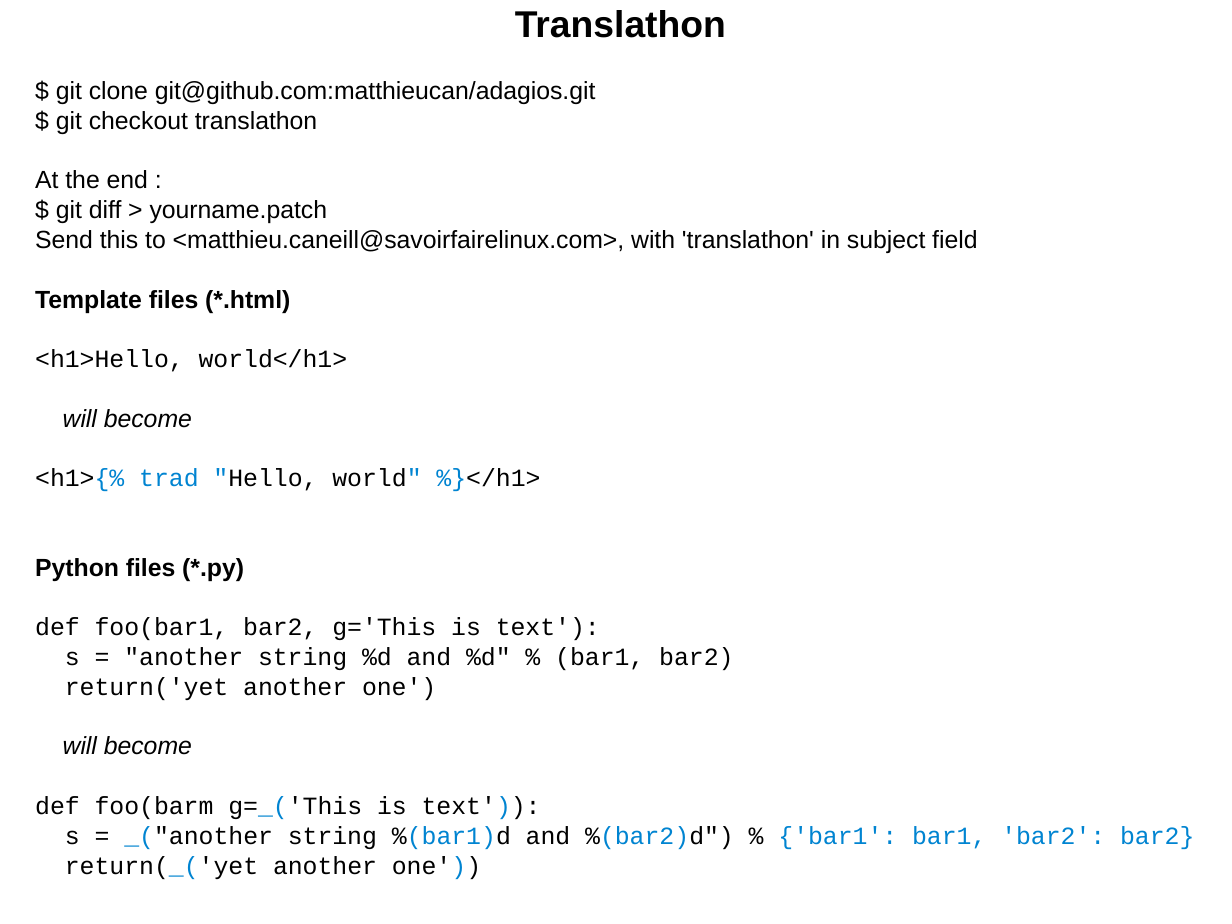
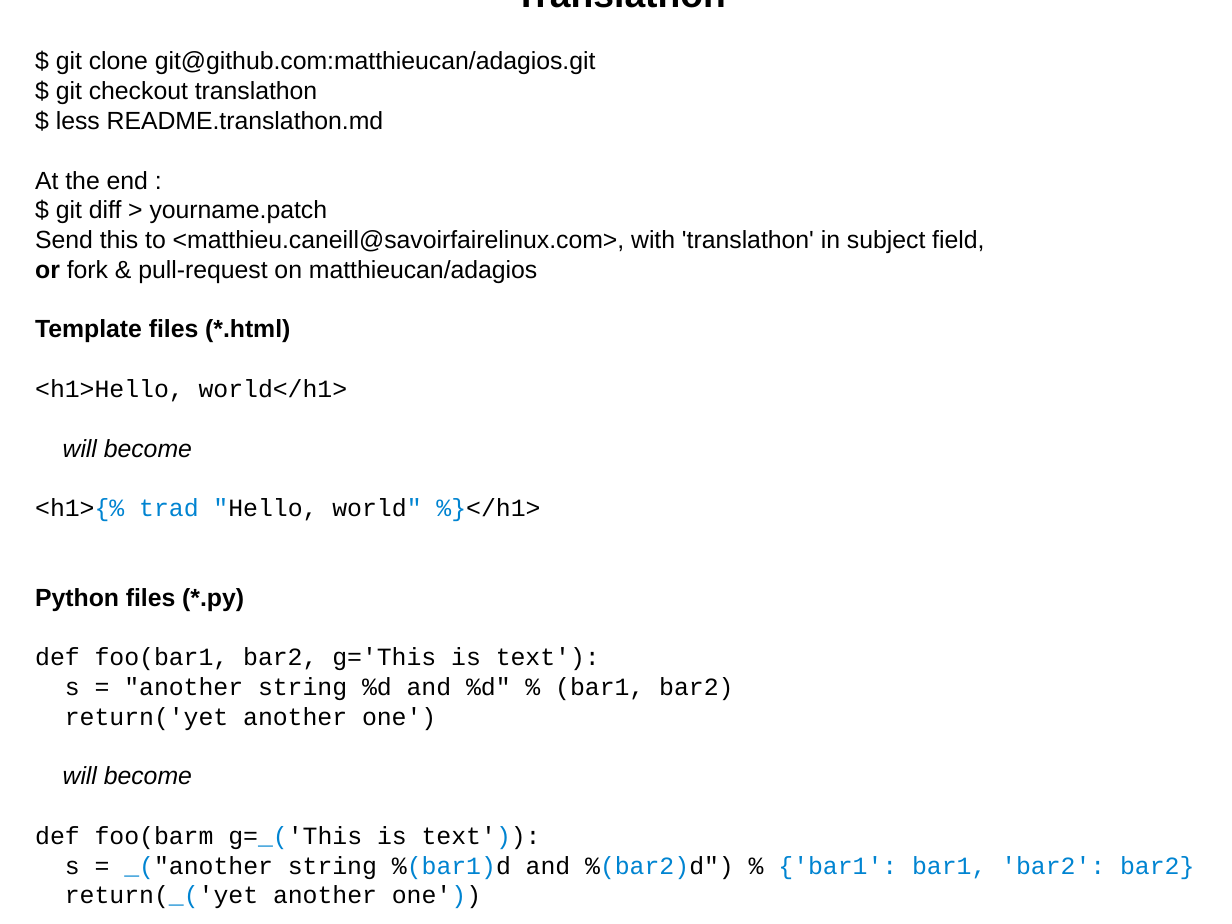
Before and after one commit to titilambert/adagios, a slide deck: slide 1 of translathon_instr.odp. Drawn at 1232x924 pixels with LibreOffice and Linux fonts; fonts in the diff are those of the drawing. Boxes give left, top, right and bottom in pixels: in the first picture for what was removed or moved away, otherwise in the second. Text is boxed around its words. In the diff, an @@ line names an element or a change of style, - is before the commit and + after.

```diff
--- a/translathon_instr.odp
+++ b/translathon_instr.odp
@@ subtitle "Translathon": place and size @@
-subtitle "Translathon" at (35,81,1194,879)
+subtitle "Translathon" at (35,0,1194,908)
@@ subtitle at (56,111,383,130): paragraph added @@
+$ less README.translathon.md
@@ subtitle at (35,230,984,283): text changed @@
-Send this to <matthieu.caneill@savoirfairelinux.com>, with 'translathon' in subject field
+Send this to <matthieu.caneill@savoirfairelinux.com>, with 'translathon' in subject field,
+or fork & pull-request on matthieucan/adagios
```
Also in this commit, not shown: 1 other file.
